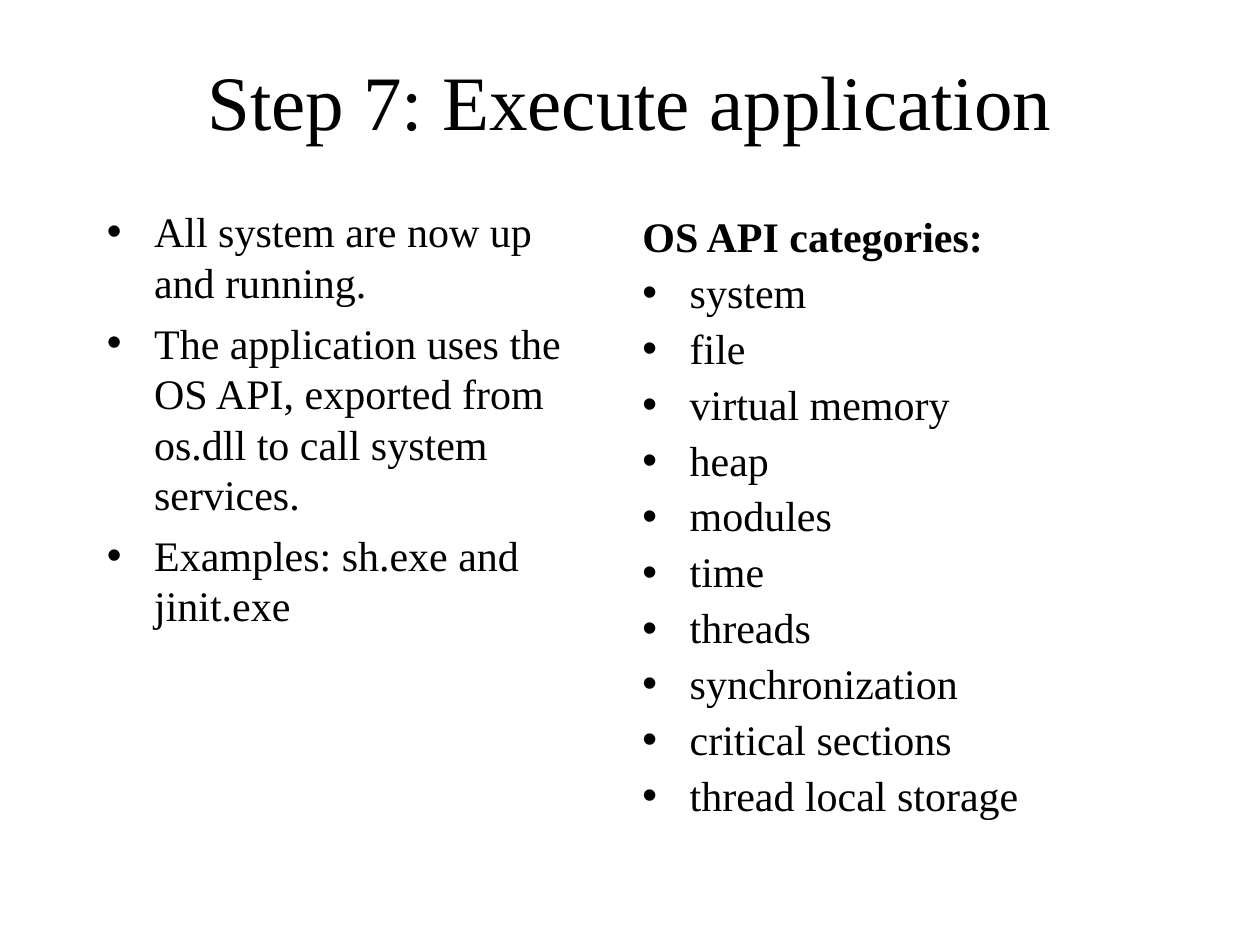
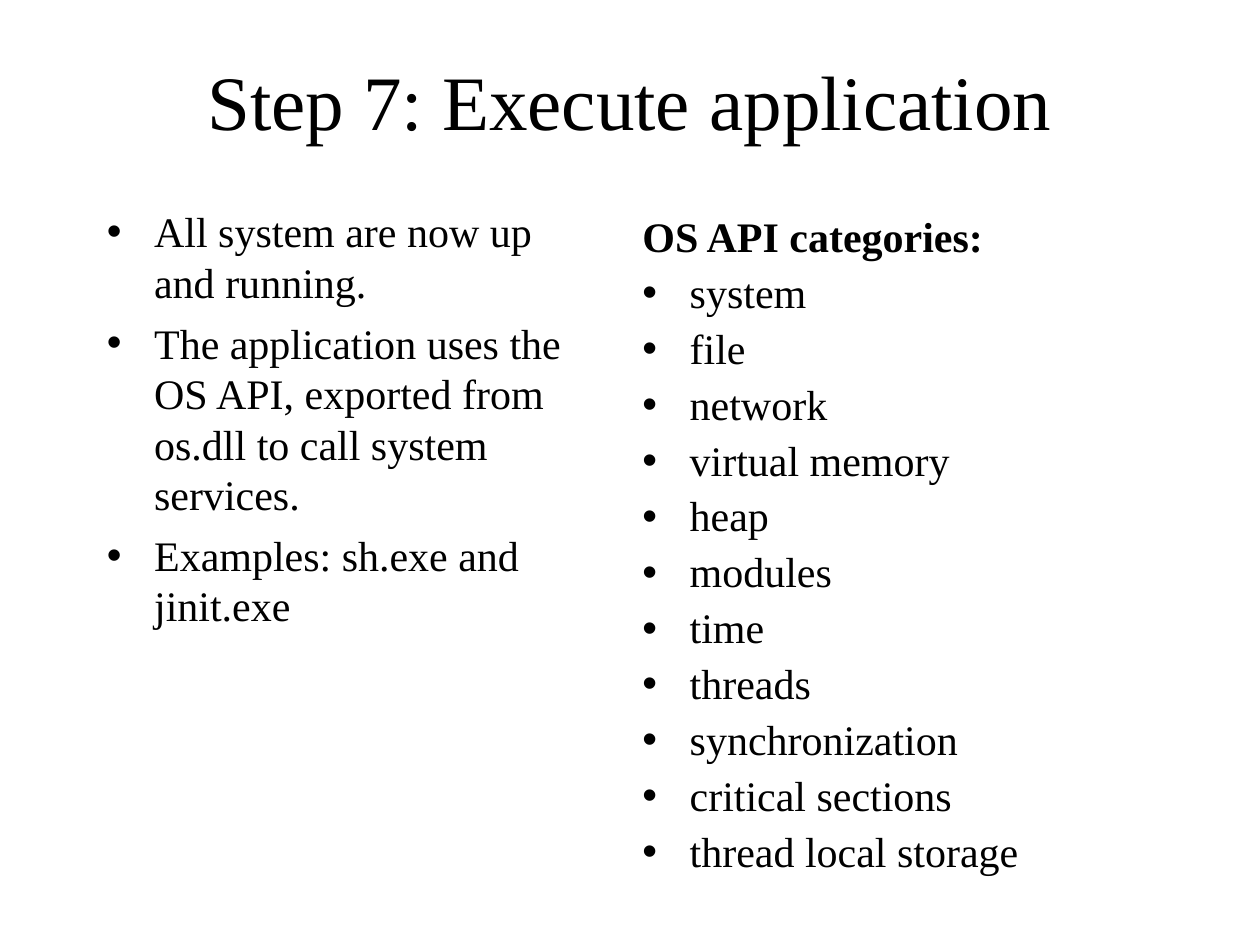
Before and after one commit to ringgaard/sanos, a slide deck: slide 22 of doc/sanostech.ppt (slide 20 before the commit). Drawn at 1260x945 pixels with LibreOffice and Linux fonts; fonts in the diff are those of the drawing. Boxes give left, top, right and bottom in pixels: in the first picture for what was removed or moved away, otherwise in the second. Text is boxed around its words. In the diff, an @@ line names an element or a change of style, - is before the commit and + after.

```diff
--- a/doc/sanostech.ppt
+++ b/doc/sanostech.ppt
@@ text at <box>690,391,828,421</box>: paragraph added @@
+• network
```
Also in this commit, not shown: 9 other slides changed, 6 slides added, 1 other file.
